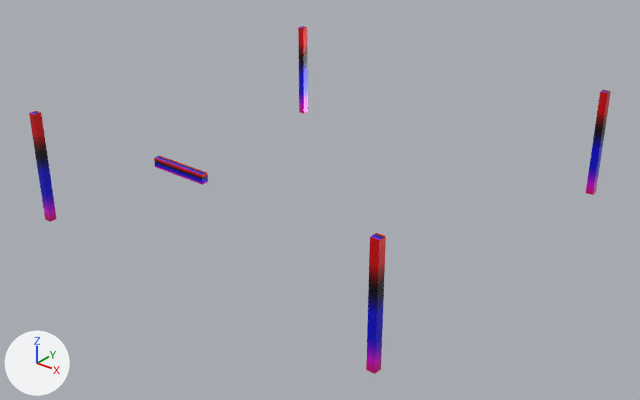
Renders of the glTF model assets/Models/accent-skin-11.glb from each side of a commit.
One viewpoint serves both versions: a camera (50 mm lens) standing at (17.91, -22.91, 14.31) and looking at (0.18, -0.75, 0.57). The lights are fixed; the arrows at lower left show +X, +Y and +Z. The picture after the commit comes second. Vertices at exactly the same position are counted once.

The scene before the commit, as lines of its bpy script (objects in view):
```python
mat_accent = bpy.data.materials.new('accent')
mat_accent.use_nodes = True; mat_accent.node_tree.nodes.clear()
_N = mat_accent.node_tree.nodes; _L = mat_accent.node_tree.links
n0 = _N.new('ShaderNodeBsdfPrincipled'); n0.name = 'Principled BSDF'
n0.inputs[1].default_value = 0.3  # 'Metallic'
n0.inputs[2].default_value = 0.25  # 'Roughness'
n1 = _N.new('ShaderNodeOutputMaterial'); n1.name = 'Material Output'
n2 = _N.new('ShaderNodeMix'); n2.name = 'Mix'
n2.data_type = 'RGBA'
n2.blend_type = 'MULTIPLY'
n2.inputs[0].default_value = 1.0  # 'Factor'
n2.inputs[7].default_value = (1.0, 0.0, 1.0, 1.0)  # 'B', pink #ff00ff
n3 = _N.new('ShaderNodeTexImage'); n3.name = 'Image Texture'
n3.image = img_image_0
_L.new(n0.outputs[0], n1.inputs[0])  # 'BSDF' to 'Surface'
_L.new(n2.outputs[2], n0.inputs[0])  # 'Result' to 'Base Color'
_L.new(n3.outputs[0], n2.inputs[6])  # 'Color' to 'A'
me_mesh_0 = bpy.data.meshes.new('Mesh_0')
me_mesh_0.from_pydata(...)  # a box spanning x -1.0..1.0, y -7.11..-6.89, z 3.7..4.0; a box spanning x 6.86..7.14, y 6.86..7.14, z 0.0..4.0; a box spanning x -7.14..-6.86, y 6.86..7.14, z 0.0..4.0; a box spanning x 6.86..7.14, y -7.14..-6.86, z 0.0..4.0; a box spanning x -7.14..-6.86, y -7.14..-6.86, z 0.0..4.0
me_mesh_0.materials.append(mat_accent)
ob_accent_skin_11 = bpy.data.objects.new('accent-skin-11', me_mesh_0)
ob_accent_skin_11.location = (0.0, 0.0, 0.0)
```
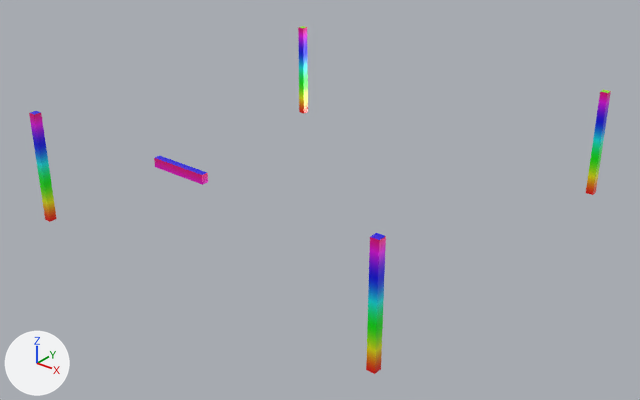
Location of each change, (x1, y1, x2, y2) in pixels of the pictures (640 x 400 px):
'accent-skin-11', surface changed: (29, 26, 611, 374) in both

Edits to the bpy script that builds the scene:
```text
Change mat_accent:
    where n0 = _N.new('ShaderNodeBsdfPrincipled'); n0.name = 'Principled BSDF'
    add n0.inputs[28].default_value = 0.12  # 'Emission Strength'
    remove n2 = _N.new('ShaderNodeMix'); n2.name = 'Mix'
    remove n2.data_type = 'RGBA'
    remove n2.blend_type = 'MULTIPLY'
    remove n2.inputs[0].default_value = 1.0  # 'Factor'
    remove n2.inputs[7].default_value = (1.0, 0.0, 1.0, 1.0)  # 'B', pink #ff00ff
    add n4 = _N.new('ShaderNodeTexImage'); n4.name = 'Image Texture.001'
    add n4.image = img_image_0
    where n3 = _N.new('ShaderNodeTexImage'); n3.name = 'Image Texture'
    remove _L.new(n2.outputs[2], n0.inputs[0])  # 'Result' to 'Base Color'
    remove _L.new(n3.outputs[0], n2.inputs[6])  # 'Color' to 'A'
    add _L.new(n3.outputs[0], n0.inputs[27])  # 'Color' to 'Emission Color'
    add _L.new(n4.outputs[0], n0.inputs[0])  # 'Color' to 'Base Color'
Change me_mesh_0:
    where me_mesh_0.from_pydata(...)  # 40 vertices, 60 faces; spans x -7.14..7.14, y -7.14..7.14, z 0.0..4.0
    used by ob_accent_skin_11; location = (0.0, 0.0, 0.0)
    me_mesh_0 part 1: texture (UV) coordinates of 60 of 60 faces, centred in x -7.14..7.14, y -7.14..7.14, z 0.0..4.0, changed; they spanned u 0.0..1.0, v 0.0..1.0 and now span u -1.78..1.78, v -0.78..2.78
```
